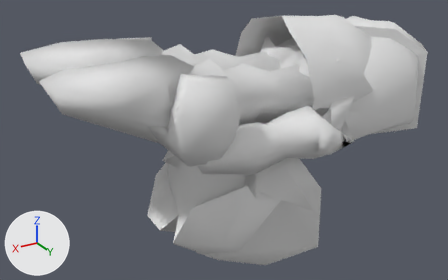
Two versions of the Blender file Neo_Link_Example/Neo_Link_Child.blend, one commit apart.
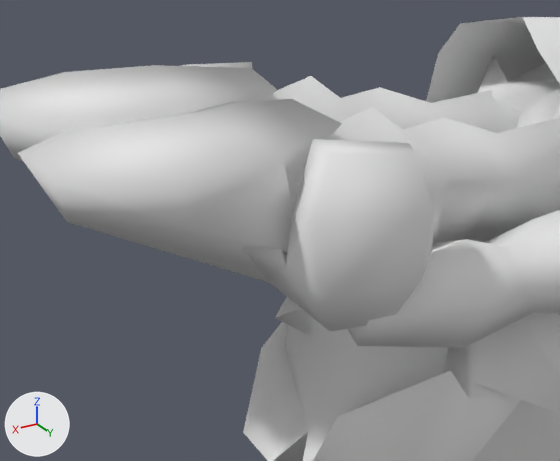
There are two pictures of each version: one whole from a 50 mm camera at (3.42, 3.47, 1.31) aimed at (1.3, -0.06, -0.46), one close up on the part from 7% to 67% of the width and 3% to 82% of the height. Every picture has the same lights, and +X, +Y and +Z are marked at lower left.

Before the edit, the objects in view are built like this:
```python
ob_riggedmesh = bpy.data.objects.new('riggedmesh', me_me_060082a0)
ob_riggedmesh.location = (0.0, 0.0, 0.0)
ob_slingshot = bpy.data.objects.new('Slingshot', me_me_0601a308)
ob_slingshot.location = (0.0, 0.0, 0.0)
# me_me_0601a308
# before: 0 (2.401, 0.76, 0.036), 1 (2.401, 0.76, -0.108), 2 (2.346, 0.848, -0.039)
# before: 6 (2.347, 0.047, -0.041), 7 (2.403, 0.136, -0.108), 8 (2.403, 0.136, 0.036)
# before: 10 (1.525, 0.441, 0.007), 11 (1.503, 0.5, -0.04), 12 (1.525, 0.441, -0.087), 13 (1.503, 0.382, -0.04)
```
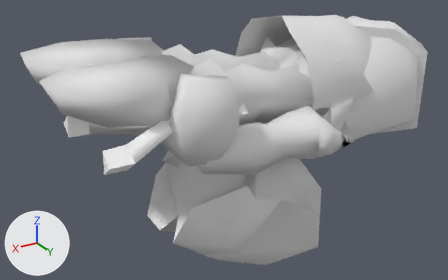
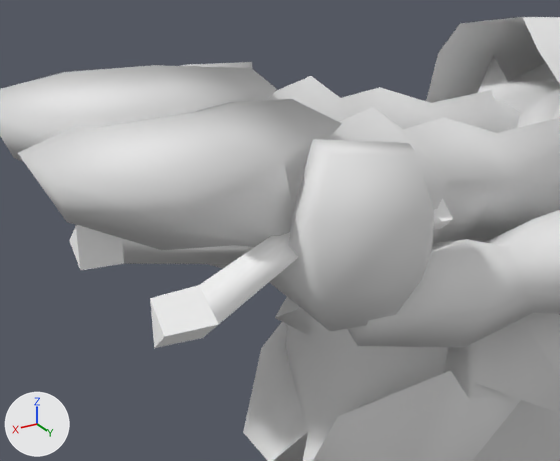
The change, as JSON lines over the scene's bpy script:
```json
{"block": "me_me_0601a308", "where": "me_me_0601a308.from_pydata(...)  # 14 vertices, 24 faces; spans x 1.503..2.403, y 0.047..0.848, z -0.108..0.036"}
{"block": "me_me_0601a308", "where": "# used by ob_slingshot; location = (0.0, 0.0, 0.0)"}
{"block": "me_me_0601a308", "where": "# verts and faces of me_me_0601a308; kept vertices keep their numbers, new ones are numbered from 14"}
{"block": "me_me_0601a308", "change": "me_me_0601a308 part 1"}
{"op": "add", "block": "me_me_0601a308", "code": "delete_faces([(0, 1, 2)])"}
{"op": "add", "block": "me_me_0601a308", "code": "verts[0] = (2.357, 0.729, 0.036)  # moved, pixel (199, 285)"}
{"op": "add", "block": "me_me_0601a308", "code": "verts[1] = (2.357, 0.729, -0.108)  # moved, pixel (202, 338)"}
{"op": "add", "block": "me_me_0601a308", "code": "verts[2] = (2.346, 0.814, -0.039)  # moved, pixel (218, 324)"}
{"op": "add", "block": "me_me_0601a308", "code": "verts[14] = (2.485, 0.732, -0.103)  # pixel (154, 348)"}
{"op": "add", "block": "me_me_0601a308", "code": "verts[15] = (2.485, 0.81, -0.039)  # pixel (164, 336)"}
{"op": "add", "block": "me_me_0601a308", "code": "verts[16] = (2.485, 0.732, 0.031)  # pixel (150, 298)"}
{"op": "add", "block": "me_me_0601a308", "code": "faces += [(0, 1, 14, 16), (14, 15, 16), (0, 16, 15, 2), (1, 2, 15, 14)]"}
{"block": "me_me_0601a308", "change": "me_me_0601a308 part 2"}
{"op": "add", "block": "me_me_0601a308", "code": "delete_faces([(6, 7, 8)])"}
{"op": "add", "block": "me_me_0601a308", "code": "verts[6] = (2.347, 0.081, -0.041)  # moved"}
{"op": "add", "block": "me_me_0601a308", "code": "verts[7] = (2.359, 0.166, -0.108)  # moved, pixel (124, 263)"}
{"op": "add", "block": "me_me_0601a308", "code": "verts[8] = (2.359, 0.166, 0.036)  # moved"}
{"op": "add", "block": "me_me_0601a308", "code": "verts[17] = (2.485, 0.084, -0.041)  # pixel (69, 240)"}
{"op": "add", "block": "me_me_0601a308", "code": "verts[18] = (2.485, 0.164, 0.031)  # pixel (75, 225)"}
{"op": "add", "block": "me_me_0601a308", "code": "verts[19] = (2.485, 0.164, -0.103)  # pixel (80, 270)"}
{"op": "add", "block": "me_me_0601a308", "code": "faces += [(7, 8, 18, 19), (17, 19, 18), (6, 7, 19, 17), (6, 17, 18, 8)]"}
{"block": "me_me_0601a308", "change": "me_me_0601a308 part 3"}
{"op": "add", "block": "me_me_0601a308", "code": "delete_faces([(10, 11, 12), (10, 12, 13)])"}
{"op": "add", "block": "me_me_0601a308", "code": "verts[20] = (1.464, 0.441, 0.007)  # pixel (442, 198)"}
{"op": "add", "block": "me_me_0601a308", "code": "verts[21] = (1.464, 0.441, -0.087)  # pixel (442, 227)"}
{"op": "add", "block": "me_me_0601a308", "code": "verts[22] = (1.464, 0.5, -0.04)  # pixel (453, 219)"}
{"op": "add", "block": "me_me_0601a308", "code": "verts[23] = (1.464, 0.382, -0.04)"}
{"op": "add", "block": "me_me_0601a308", "code": "faces += [(12, 13, 23, 21), (10, 11, 22, 20), (20, 22, 21), (20, 21, 23), (11, 12, 21, 22), (10, 20, 23, 13)]"}
{"op": "remove", "block": "ob_slingshot", "code": "ob_slingshot.hide_viewport = True"}
```

Location of each change, (x1, y1, x2, y2) in pixels of the close-ups (560 x 461 px):
```json
{"object": "Slingshot", "change": "shown", "after": [69, 198, 453, 348]}
{"part": 1, "of": "me_me_0601a308", "change": "built on", "after": [150, 236, 298, 348]}
{"part": 2, "of": "me_me_0601a308", "change": "built on", "after": [69, 225, 254, 270]}
{"part": 3, "of": "me_me_0601a308", "change": "built on", "after": [433, 198, 453, 230]}
```
